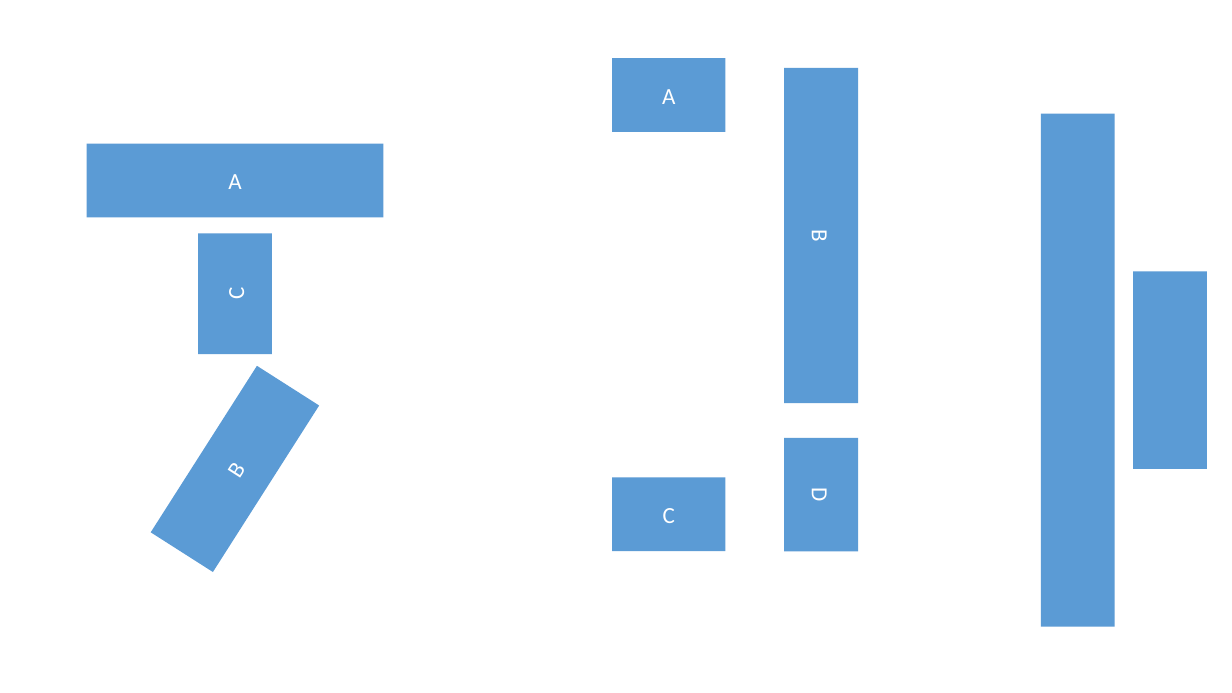
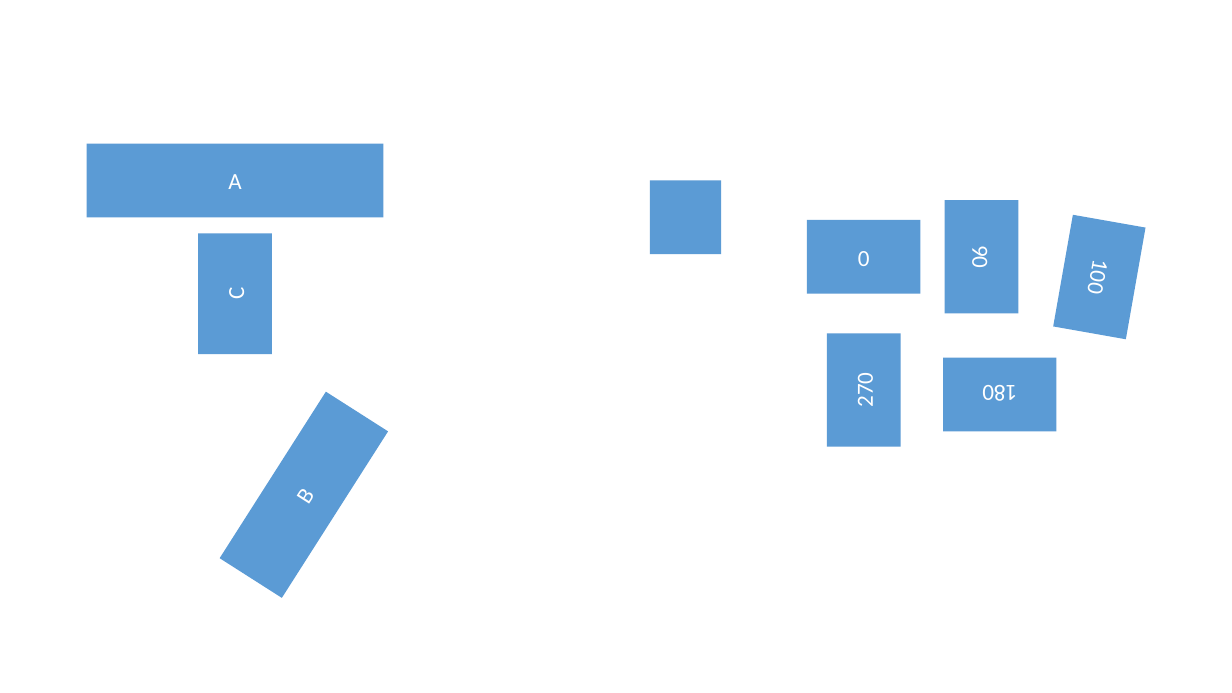
Before and after one commit to iappyx/Instrumenta, a slide deck: slide 2 of src/InstrumentaPowerpointToolbar.pptm. Drawn at 1232x693 pixels with LibreOffice and Linux fonts; fonts in the diff are those of the drawing. Boxes give left, top, right and bottom in pixels: in the first picture for what was removed or moved away, otherwise in the second. Text is boxed around its words. In the diff, an @@ line names an element or a change of style, - is before the commit and + after.

```diff
--- a/src/InstrumentaPowerpointToolbar.pptm
+++ b/src/InstrumentaPowerpointToolbar.pptm
@@ rectangle removed at (612, 58, 726, 132) @@
-A
@@ rectangle removed at (784, 68, 858, 403) @@
-B
@@ rectangle removed at (1041, 114, 1115, 627) @@
@@ rectangle added at (650, 180, 721, 254), fill #5B9BD5 @@
@@ rectangle added at (945, 200, 1019, 314), fill #5B9BD5, 18 pt, text #FFFFFF @@
+90
@@ rectangle added at (807, 220, 921, 294), fill #5B9BD5, 18 pt, text #FFFFFF @@
+0
@@ rectangle added at (1053, 215, 1146, 340), fill #5B9BD5, 18 pt, text #FFFFFF @@
+100
@@ rectangle removed at (1133, 272, 1207, 470) @@
@@ rectangle added at (827, 333, 901, 447), fill #5B9BD5, 18 pt, text #FFFFFF @@
+270
@@ rectangle added at (944, 358, 1057, 432), fill #5B9BD5, 18 pt, text #FFFFFF @@
+180
@@ rectangle "B": place and size @@
-rectangle "B" at (150, 366, 319, 573)
+rectangle "B" at (220, 391, 388, 598)
@@ rectangle removed at (784, 438, 858, 551) @@
-D
@@ rectangle removed at (612, 478, 726, 552) @@
-C
```
Also in this commit, not shown: 2 other files.
